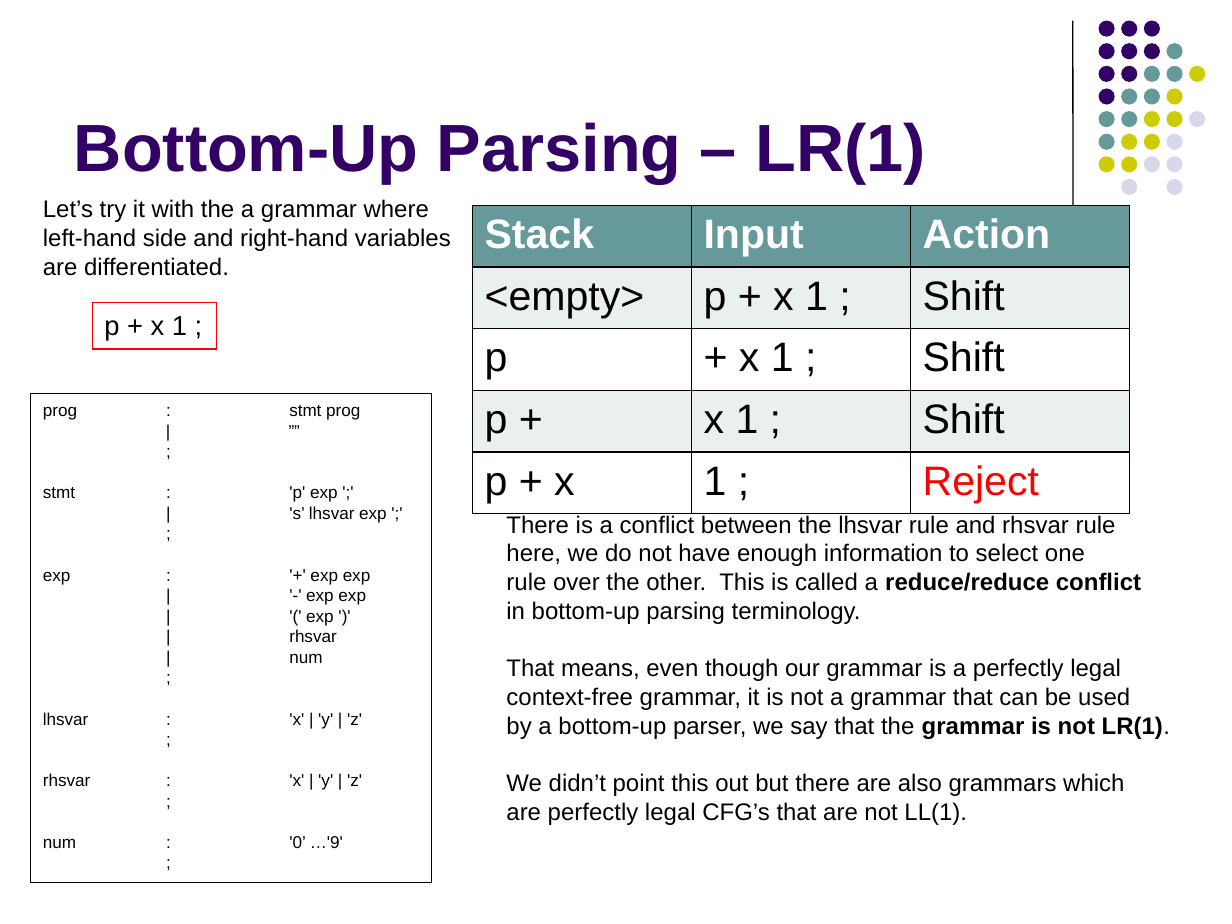
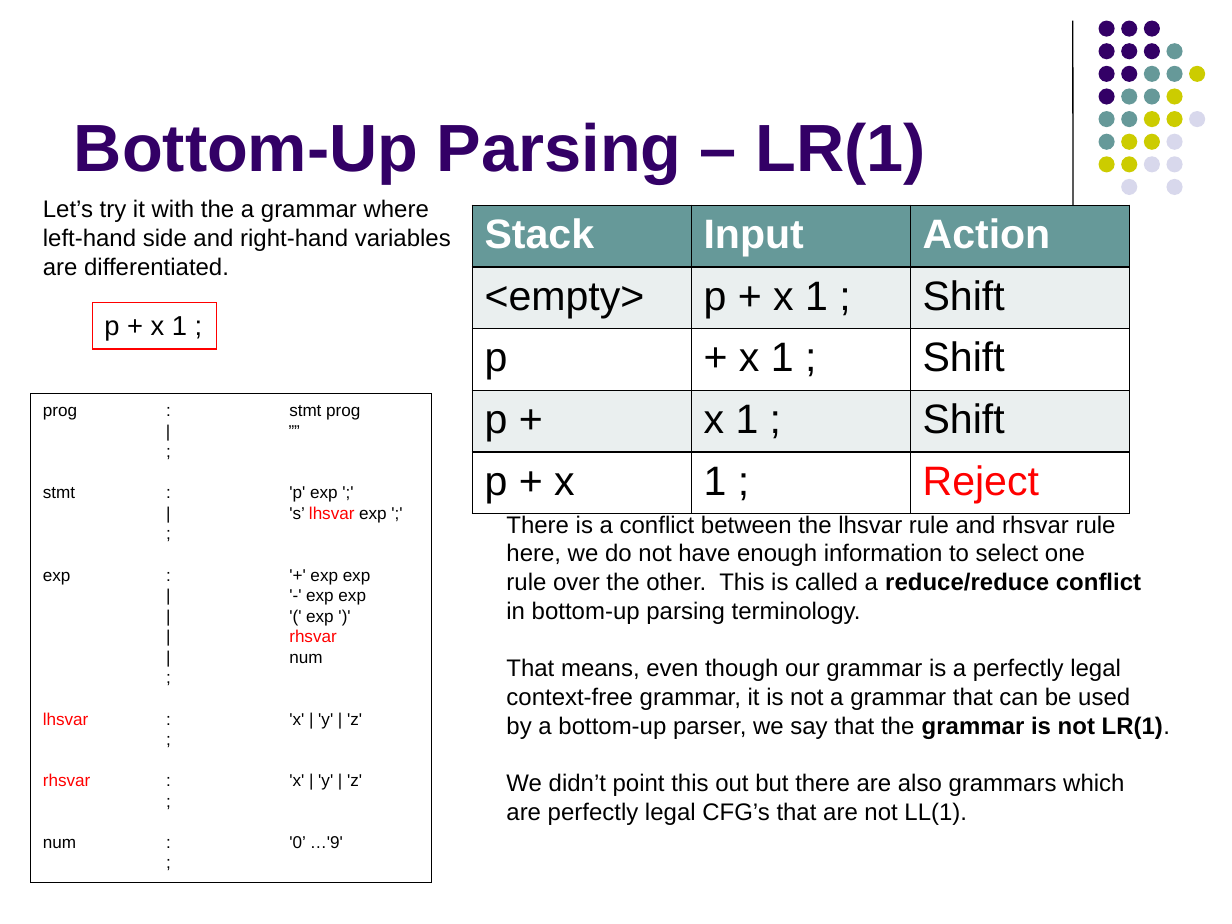
Before and after one commit to lutzhamel/CSC402, a slide deck: slide 6 of csc402-ln003.pptx. Drawn at 1232x924 pixels with LibreOffice and Linux fonts; fonts in the diff are those of the drawing. Boxes give left, top, right and bottom in pixels: in the first picture for what was removed or moved away, otherwise in the second. Text is boxed around its words. In the diff, an @@ line names an element or a change of style, - is before the commit and + after.

```diff
--- a/csc402-ln003.pptx
+++ b/csc402-ln003.pptx
@@ text in rectangle at [43,506,362,790]: text colour #000000 to #FF0000 in "lhsvar", "rhsvar", "lhsvar", "rhsvar" @@
```
Also in this commit, not shown: 3 other slides changed, 1 other file.
